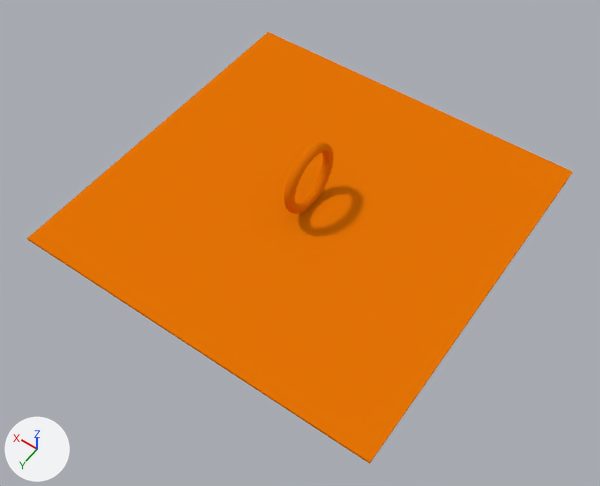
Two versions of the Blender file Basic Game Engine/Resources/teapot/ring.blend, one commit apart.
Rendered twice from a 50 mm camera at (-12.5, 18.1, 24.1) aimed at (-0.9, 1.8, -1.6). The lights are fixed; the arrows at lower left show +X, +Y and +Z.
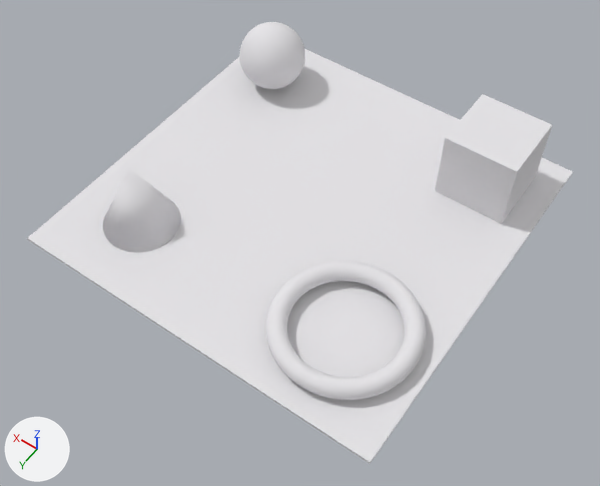
What differs and where, as boxes (x1, y1, x2, y2) in the pictures (600 x 486 px):
'Cube', recoloured (orange to white)
    both: (27, 32, 572, 464)
'Cube.001', added
    after: (435, 94, 552, 224)
'Torus.004', added
    after: (266, 261, 426, 400)
'Cone', added
    after: (103, 168, 181, 253)
'Sphere', added
    after: (240, 22, 305, 89)
'Torus.003', deleted (orange)
    before: (284, 142, 333, 214)

What changed in the scene script:
```text
Add mat_material_001:
    mat_material_001 = diffuse_material('Material.001')
    mat_material_001.base_color = (0.788, 0.776, 0.8)  # white #e6e4e7
Change me_cube_001:
    where me_cube_001.from_pydata(...)  # 8 vertices, 6 faces; spans x -8.0..8.0, y -7.9..7.9, z -1.6..-1.5
    remove me_cube_001.materials.append(mat_ring)  # orange #e77506
    add me_cube_001.materials.append(mat_material_001)  # white #e6e4e7
Add me_torus_004:
    me_torus_004.from_pydata(...)  # a torus around z (ring radius 2.45, tube radius 0.38) spanning x -7.43..-1.77, y 1.42..7.09, z -1.47..-0.71
    me_torus_004.polygons.foreach_set('use_smooth', [True] * 2304)
    me_torus_004.materials.append(mat_material_001)  # white #e6e4e7
Add me_sphere_001:
    me_sphere_001.from_pydata(...)  # a UV sphere (32 segments, 16 rings, poles along z) spanning x 4.13..7.07, y -6.59..-3.65, z -1.52..1.42
    me_sphere_001.polygons.foreach_set('use_smooth', [True] * 512)
    me_sphere_001.materials.append(mat_material_001)  # white #e6e4e7
Add me_cube_002:
    me_cube_002.from_pydata(...)  # a box spanning x -6.83..-3.8, y -6.6..-3.57, z -1.51..1.51
    me_cube_002.materials.append(mat_material_001)  # white #e6e4e7
Add me_cone:
    me_cone.from_pydata(...)  # a 32-sided cone pointing to +z spanning x 3.29..6.42, y 3.06..6.19, z -1.56..1.56
    me_cone.polygons.foreach_set('use_smooth', [True] * 33)
    me_cone.materials.append(mat_material_001)  # white #e6e4e7
Remove ob_torus_003:
    ob_torus_003 = bpy.data.objects.new('Torus.003', me_torus_003)
    ob_torus_003.location = (0.0, 0.0, 0.0)
Add ob_torus_004:
    ob_torus_004 = bpy.data.objects.new('Torus.004', me_torus_004)
    ob_torus_004.location = (0.0, 0.0, 0.0)
Add ob_sphere:
    ob_sphere = bpy.data.objects.new('Sphere', me_sphere_001)
    ob_sphere.location = (0.0, 0.0, 0.0)
Add ob_cube_001:
    ob_cube_001 = bpy.data.objects.new('Cube.001', me_cube_002)
    ob_cube_001.location = (0.0, 0.0, 0.0)
Add ob_cone:
    ob_cone = bpy.data.objects.new('Cone', me_cone)
    ob_cone.location = (0.0, 0.0, 0.0)
```
